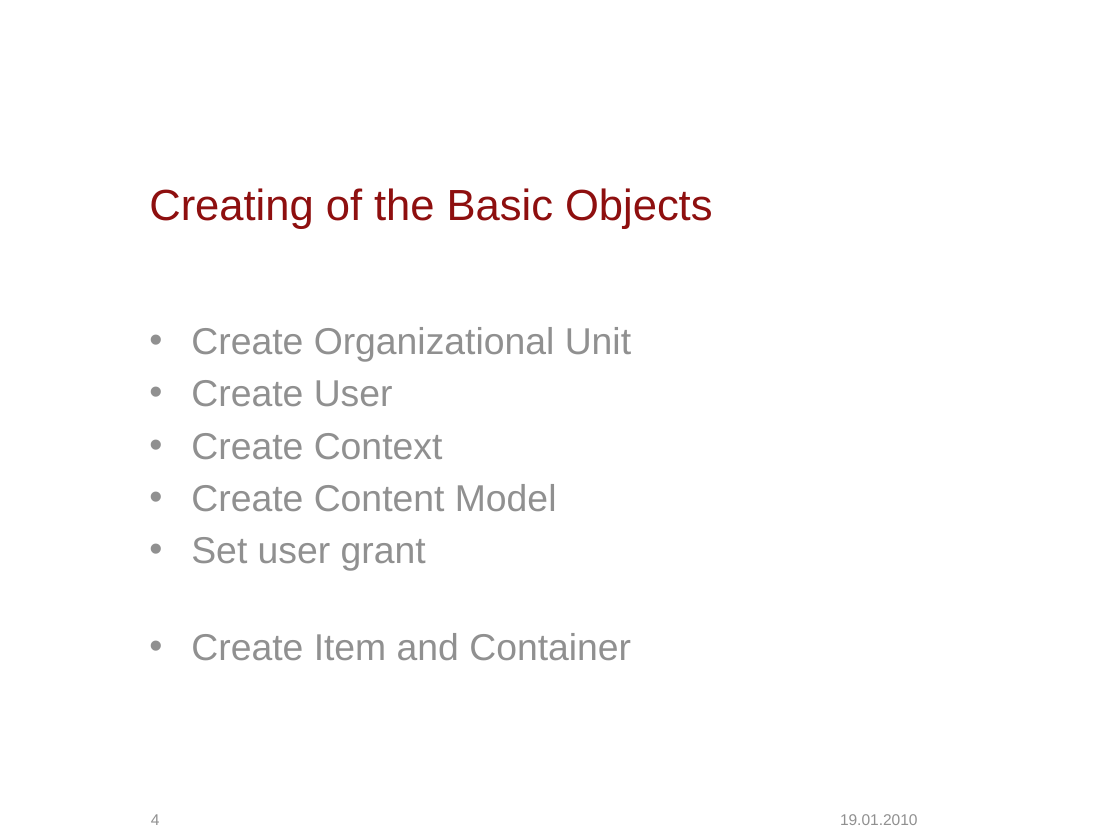
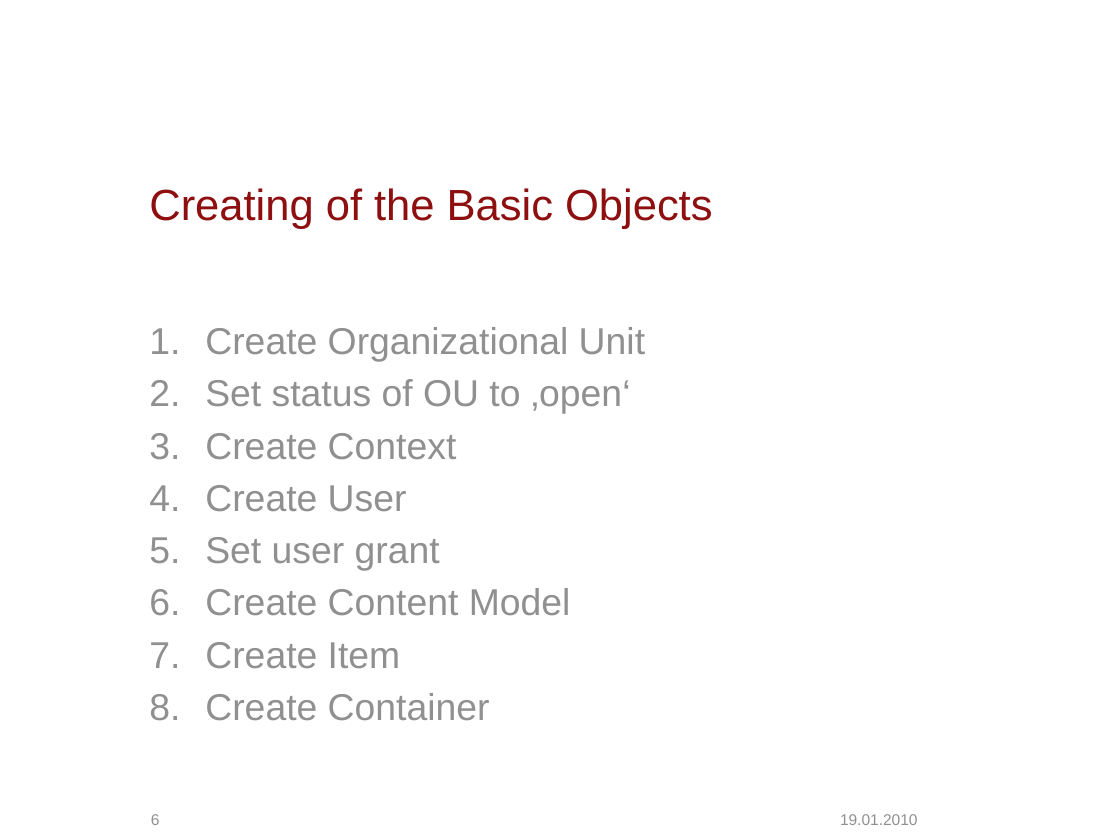
Before and after one commit to escidoc/escidoc-examples-old, a slide deck: slide 6 of doc/presentation.pptx (slide 4 before the commit). Drawn at 1120x840 pixels with LibreOffice and Linux fonts; fonts in the diff are those of the drawing; background and template pictures are left out. Boxes give left, top, right and bottom in pixels: in the first picture for what was removed or moved away, otherwise in the second. Text is boxed around its words. In the diff, an @@ line names an element or a change of style, - is before the commit and + after.

```diff
--- a/doc/presentation.pptx
+++ b/doc/presentation.pptx
@@ text at [205, 327, 645, 615]: bullet • to 1. @@
@@ text at [205, 379, 631, 459]: paragraphs added @@
+2. Set status of OU to ‚open‘
+3. Create Context
@@ text at [205, 537, 440, 571]: text changed @@
-• Create Context
+5. Set user grant
@@ text at [205, 642, 490, 720]: text changed @@
-• Set user grant
-• Create Item and Container
+7. Create Item
+8. Create Container
@@ page number at [151, 814, 160, 825]: text changed @@
-4
+6
```
Also in this commit, not shown: 8 other slides changed, 3 slides added.
